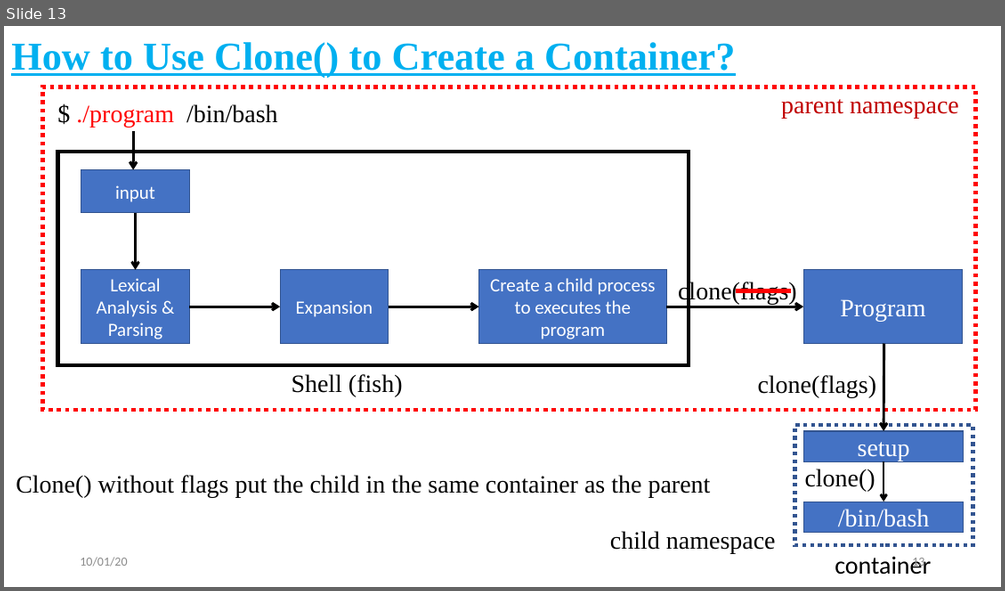
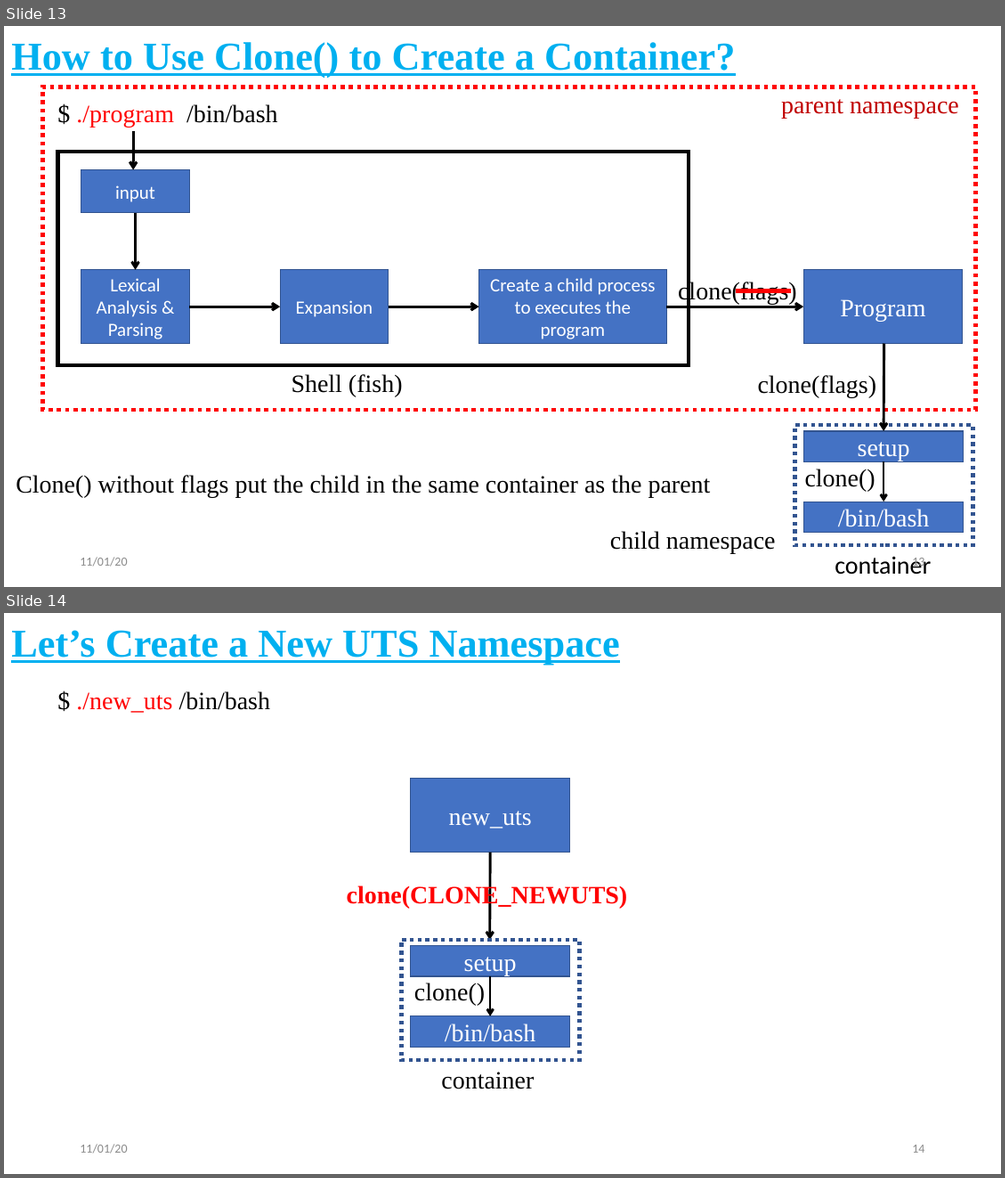
Before and after one commit to cendhu/container-namespaces, a slide deck: slides/containers-namespace-cgroups.pptx. Shown one above the other, each under a label of ours: slide 13 before the commit, slides 13 and 14 after it. The pictures are 1005x591 and 1005x1178 pixels, drawn with LibreOffice and Linux fonts; fonts in the diff are those of the drawing. Boxes give left, top, right and bottom in pixels: in the first picture for what was removed or moved away, otherwise in the second. Text is boxed around its words. In the diff, an @@ line names an element or a change of style, - is before the commit and + after.

```diff
--- a/slides/containers-namespace-cgroups.pptx
+++ b/slides/containers-namespace-cgroups.pptx
@@ slide 14 added at (4,613,1001,1174), background #FFFFFF @@
@@ text added at (11,630,620,665), 38 pt, text #00B0F0, bold, underline @@
+Let’s Create a New UTS Namespace
@@ text added at (76,691,271,713), 24 pt, text #000000 @@
+$ ./new_uts /bin/bash
@@ rectangle added at (411,779,570,852), fill #4472C4, outline #325491 1 pt, 24 pt, text #FFFFFF @@
+new_uts
@@ arrow added from (490, 852) to (490, 940), #000000 2.5 pt @@
@@ text added at (347,884,628,908), 24 pt, text #FF0000, bold @@
+clone(CLONE_NEWUTS)
@@ rectangle added at (402,940,580,1060), fill #FFFFFF, outline #325491 3.75 pt dashed @@
@@ rectangle added at (411,946,570,976), fill #4472C4, outline #325491 1 pt, 24 pt, text #FFFFFF @@
+setup
@@ text added at (414,982,485,1005), 24 pt, text #000000 @@
+clone()
@@ arrow added from (490, 976) to (490, 1016), #000000 2.25 pt @@
@@ rectangle added at (411,1016,570,1046), fill #4472C4, outline #325491 1 pt, 24 pt, text #FFFFFF @@
+/bin/bash
@@ text added at (441,1071,534,1089), 24 pt, text #000000 @@
+container
@@ text added at (80,1143,127,1153), 12 pt, text #8C8C8C @@
+11/01/20
@@ page number added at (912,1144,924,1152), 12 pt, text #8C8C8C @@
+14
@@ slide 13 changed as well @@
@@ text at (80,556,127,566): text changed @@
-10/01/20
+11/01/20
```
Also in this commit, not shown: 24 other slides changed.
